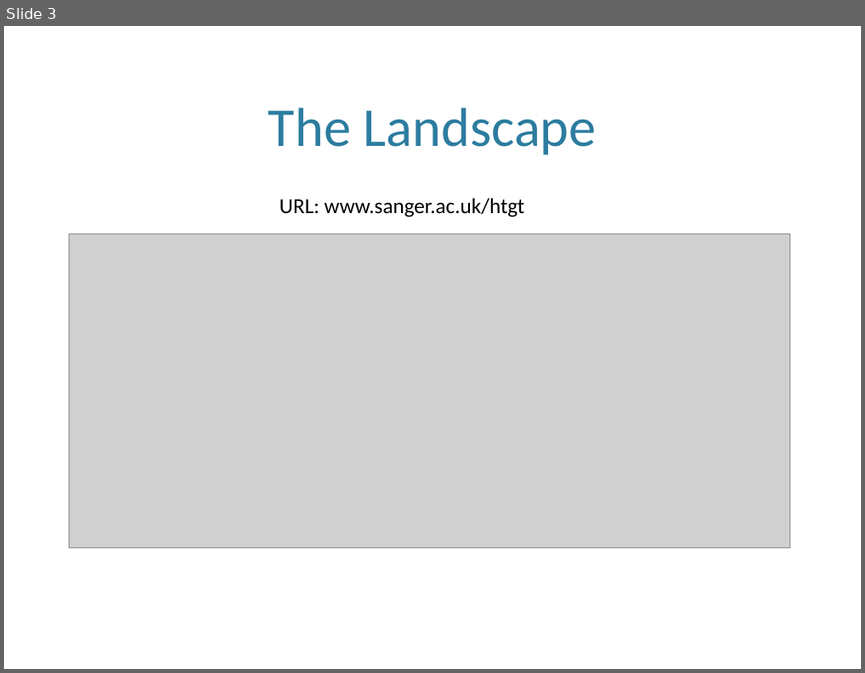
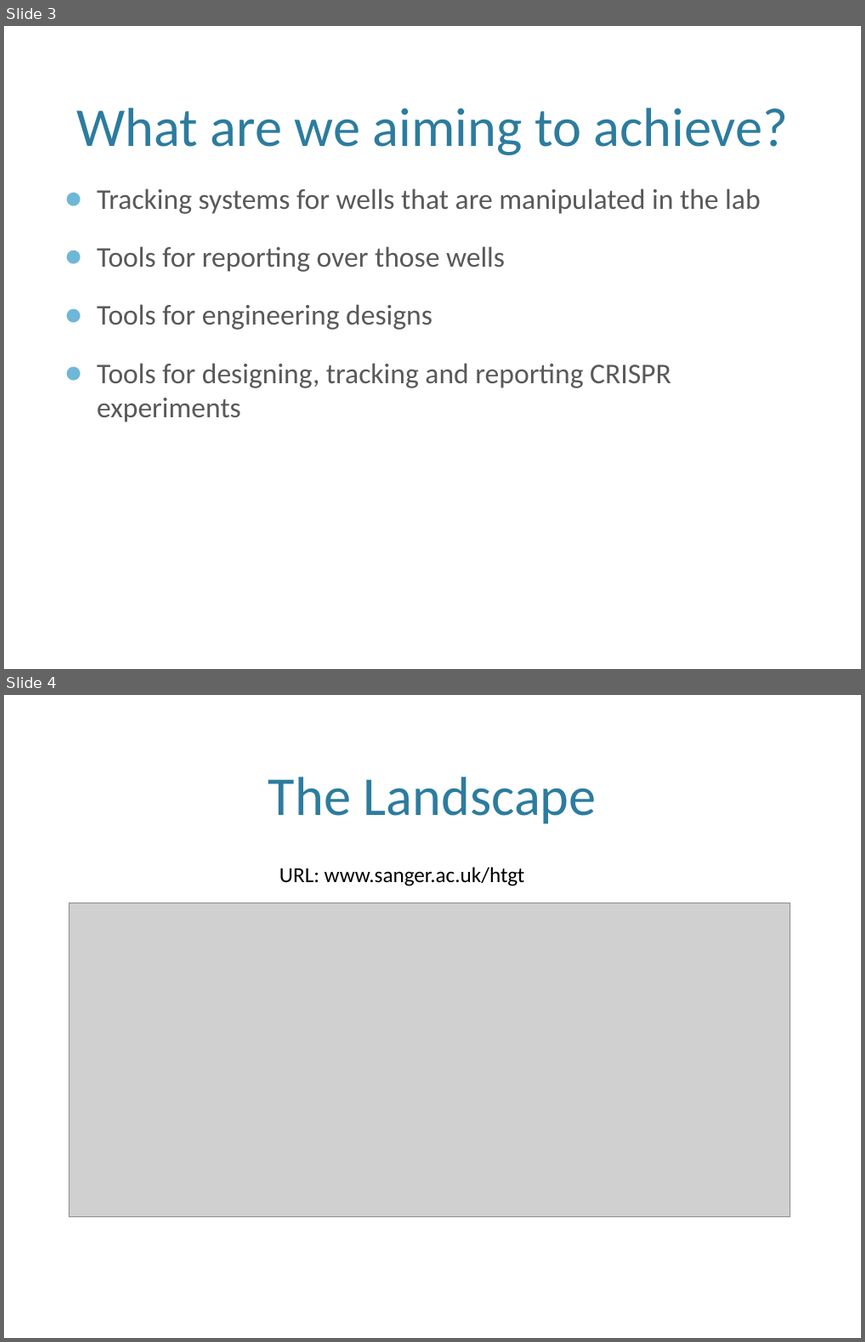
Before and after one commit to htgt/Docs, a slide deck: IMG-2015.pptx. Shown one above the other, each under a label of ours: slide 3 before the commit, slides 3 and 4 after it. The pictures are 865x673 and 865x1342 pixels, drawn with LibreOffice and Linux fonts; fonts in the diff are those of the drawing; grey boxes stand for pictures; background and template pictures are left out. Boxes give left, top, right and bottom in pixels: in the first picture for what was removed or moved away, otherwise in the second. Text is boxed around its words. In the diff, an @@ line names an element or a change of style, - is before the commit and + after.

```diff
--- a/IMG-2015.pptx
+++ b/IMG-2015.pptx
@@ slide 3 added at (4, 26, 861, 669), background picture (left out) @@
@@ title added at (76, 108, 789, 155), 46 pt, text #2C7C9F @@
+What are we aiming to achieve?
@@ text added at (97, 188, 760, 422), 24 pt, text #595959 @@
+● Tracking systems for wells that are manipulated in the lab
+● Tools for reporting over those wells
+● Tools for engineering designs
+● Tools for designing, tracking and reporting CRISPR experiments
@@ what was slide 3 is now slide 4 @@
```
Also in this commit, not shown: 4 slides changed, 4 other slides added.
